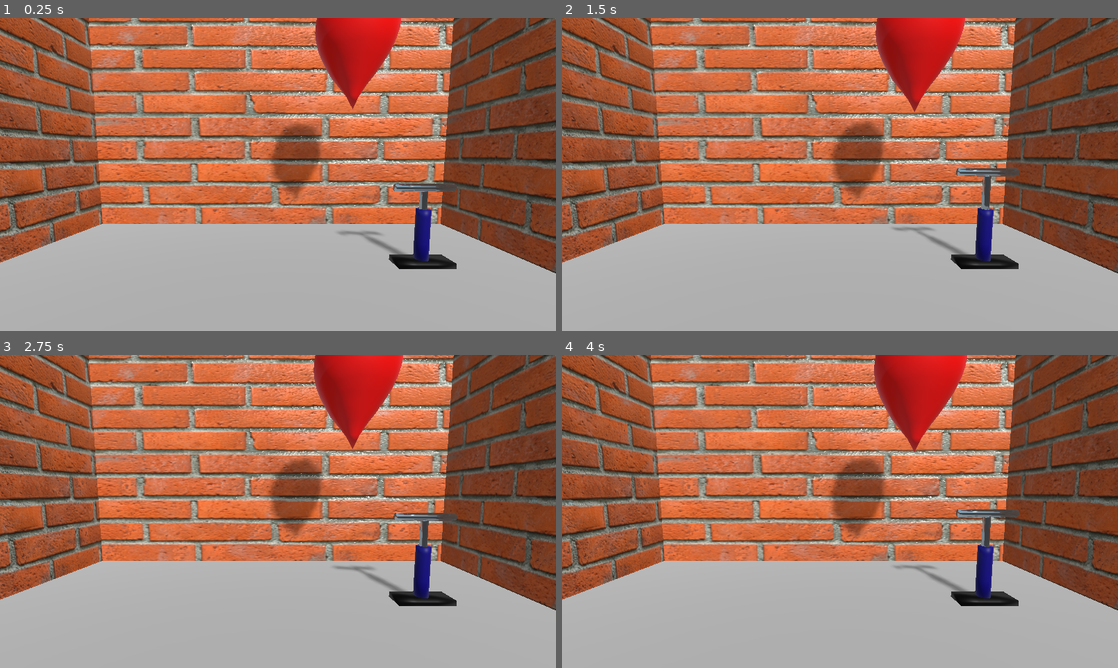
Above: before the commit, frames 1-4 (two rows, left to right).
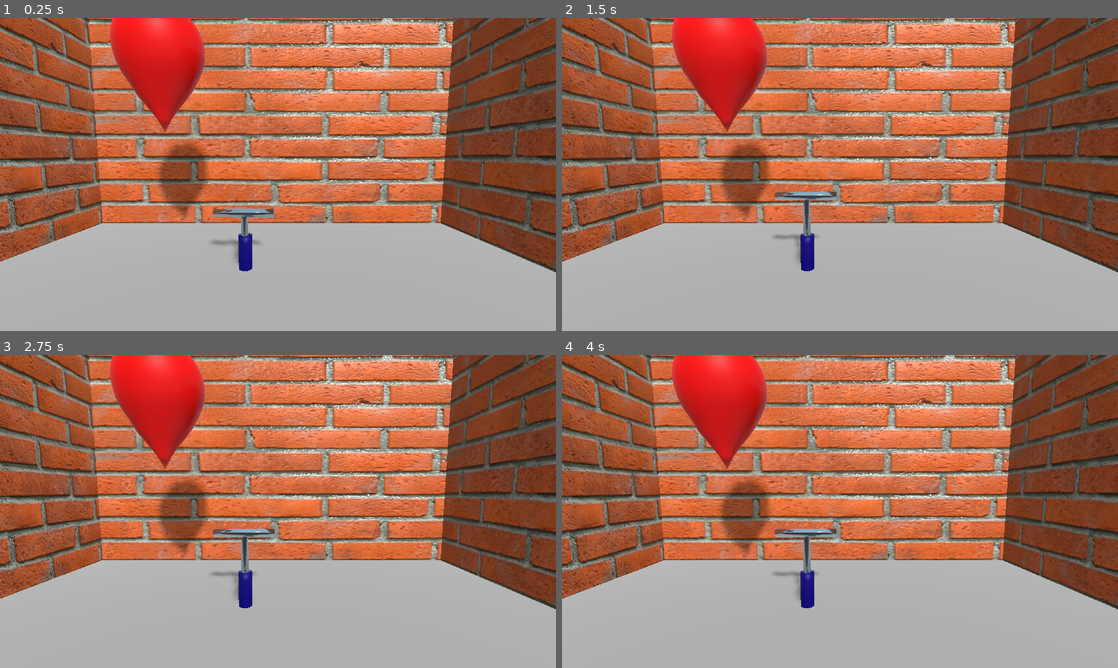
Above: after the commit, the same moments.

Repository: jacob-vkd/GameMaster
Game: Godot game, scene res://Scenes/Matchmaking/Game/Game_manager.tscn
Two runs of this game, one before a commit and one after it. Both use one fixed random seed, a clock stepped at 60 frames per second and the inputs below. This scene is started directly instead of the project's main scene.
Inputs:
- Up to frame 1 (0.25 s): no input
- Up to frame 2 (1.5 s): tap Enter at 0.5, 1.35 s; hold Up (ui_up) 0.53-1.28 s; hold Enter 0.53-1.28 s; hold Down (ui_down) from 1.28 s (still down)
- Up to frame 3 (2.75 s): release Down (ui_down) at 2.03 s; hold Up (ui_up) from 2.03 s (still down); hold Enter from 2.03 s (still down)
- Up to frame 4 (4 s): release Enter at 2.78 s; tap Enter at 2.85 s; release Up (ui_up) at 3.53 s; hold Down (ui_down) from 3.53 s (still down); hold Enter from 3.53 s (still down)

The runs differ from the first frame. In frame 1, 36% of the frame differs, in the area x 0-100%, y 0-82%; in frame 2, 36%; in frame 3, 36%; in frame 4, 36%.
Error before the commit: Invalid type in function 'rpc_id' in base 'Node (Networking_sync.gd)'. Cannot convert argument 1 from Nil to int. (res://Scenes/Matchmaking/Networking/Networki…
Error after the commit: Parse Error: Variable "Tween" shadows a native class. (res://assets/tools/Pump3.gd:9)

Commit message:
idk man fuck this

Diff:
--- a/Global.gd
+++ b/Global.gd
@@ -1,9 +1,9 @@
 extends Node
 
-#func instance_node_at_location(node: Object, parent: Object, location: vector2) -> Object:
-#	var node_instance = instance_node(node, parent)
-#	node_instance.global_position = location
-#	return node_instance
+func instance_node_at_location(node: Object, parent: Object, location: Vector3) -> Object:
+	var node_instance = instance_node(node, parent)
+	node_instance.translation = location
+	return node_instance
 
 func instance_node(node: Object, parent: Object) -> Object:
 	var node_instance = node.instance()
--- /dev/null
+++ b/Players.tscn
@@ -0,0 +1,3 @@
+[gd_scene format=2]
+
+[node name="Players" type="Node"]
--- a/Scenes/Matchmaking/Client/Network_connection.tscn
+++ b/Scenes/Matchmaking/Client/Network_connection.tscn
@@ -46,6 +46,7 @@
 
 [node name="Try_to_connect_to_server_timer" type="Timer" parent="."]
 wait_time = 2.0
+
 [connection signal="pressed" from="Start_button" to="." method="_on_Start_button_pressed"]
 [connection signal="pressed" from="Disconnect_button" to="." method="_on_Disconnect_button_pressed"]
 [connection signal="timeout" from="Try_to_connect_to_server_timer" to="." method="_on_Try_to_connect_to_server_timer_timeout"]
--- a/Scenes/Matchmaking/Game/Game_manager.gd
+++ b/Scenes/Matchmaking/Game/Game_manager.gd
@@ -1,24 +1,35 @@
 extends Spatial
 
 var _other_players = []
+var player = load("res://assets/tools/Pump3.tscn")
 
 func _ready():
 	_other_players = NetworkingSync._player_in_same_game_room_list.duplicate()
+	print(_other_players)
 	_other_players.erase([Player.get_player_id(), Player.get_player_name()])
+	print(_other_players)
 	init_game()
 
 	if Player.is_host():
 		init_game_state()
-
+	instance_player(Player.get_player_id())
+	for p in _other_players:
+		instance_player(p[0])
 	NetworkingSync.send_ready_signal()
 
 func init_game():
 	create_map()
 
 func create_map():
-	var map = load("res://balloonGame.tscn").instance()
-	add_child(map)
+	get_tree().change_scene("res://balloonGame.tscn")
+	#var map = load("res://balloonGame.tscn").instance()
+	#add_child(map)
 
 func init_game_state():
 	yield(NetworkingSync, "all_ready")
 	print("Yea!, all ready")
+
+func instance_player(id):
+	var player_instance = Global.instance_node_at_location(player, Players, Vector3(0.0,0.0,0.0))
+	player_instance.name = str(id)
+	player_instance.set_network_master(id)
--- a/Scenes/Matchmaking/Game_room/Game_room.gd
+++ b/Scenes/Matchmaking/Game_room/Game_room.gd
@@ -1,6 +1,7 @@
 extends Control
 
 func _ready():
+	#rpc_id(1, "")
 	for player_id in NetworkingSync._open_games[Player.get_game_id()][3]:
 		if player_id != Player.get_player_id():
 			rpc_id(player_id, "update_game_room_player_list")
--- a/Scenes/Matchmaking/Lobby/Games_entry.tscn
+++ b/Scenes/Matchmaking/Lobby/Games_entry.tscn
@@ -6,16 +6,10 @@
 margin_right = 661.0
 margin_bottom = 77.0
 script = ExtResource( 1 )
-__meta__ = {
-"_edit_use_anchors_": false
-}
 
 [node name="HBoxContainer" type="HBoxContainer" parent="."]
 anchor_right = 1.0
 anchor_bottom = 1.0
-__meta__ = {
-"_edit_use_anchors_": false
-}
 
 [node name="Game_name" type="Label" parent="HBoxContainer"]
 margin_right = 80.0
--- a/Scenes/Matchmaking/Lobby/Lobby.tscn
+++ b/Scenes/Matchmaking/Lobby/Lobby.tscn
@@ -52,7 +52,7 @@
 }
 
 [node name="VBoxContainer" type="VBoxContainer" parent="Lobby/Games_list/Open_games"]
-margin_right = 1253.0
+margin_right = 835.333
 size_flags_horizontal = 3
 
 [node name="Lobby_buttons" type="Control" parent="Lobby"]
@@ -80,9 +80,6 @@
 margin_right = 480.0
 margin_bottom = 80.0
 text = "Create Game"
-__meta__ = {
-"_edit_use_anchors_": false
-}
 
 [node name="Search_game_button" type="Button" parent="Lobby/Lobby_buttons"]
 margin_left = 20.0
@@ -211,6 +208,7 @@
 __meta__ = {
 "_edit_use_anchors_": false
 }
+
 [connection signal="tree_entered" from="." to="." method="_on_Lobby_controller_tree_entered"]
 [connection signal="pressed" from="Lobby/Lobby_buttons/Create_game_button" to="." method="_on_Create_game_button_pressed"]
 [connection signal="pressed" from="Lobby/Lobby_buttons/Refresh_button" to="." method="_on_Refresh_button_pressed"]
--- a/Scenes/Matchmaking/Networking/Networking_sync.tscn
+++ b/Scenes/Matchmaking/Networking/Networking_sync.tscn
@@ -6,4 +6,5 @@
 script = ExtResource( 1 )
 
 [node name="Server_is_reachable_timer" type="Timer" parent="."]
+
 [connection signal="timeout" from="Server_is_reachable_timer" to="." method="_on_Server_is_reachable_timeout"]
--- a/assets/tools/Pump3.gd
+++ b/assets/tools/Pump3.gd
@@ -2,16 +2,20 @@
 
 onready var animationtree = get_node("AnimationTree")
 onready var state_machine = animationtree.get("parameters/playback")
+puppet var current setget puppet_position_set
+
+#puppet var puppet_position = Vector3(0.0,0.0,0.0) setget puppet_position_set
+
+onready var Tween = $Tween
 
 func _physics_process(delta):
-	#if is_network_master():
-	get_input()
+	if is_network_master():
+		get_input()
 
 
 func get_input():
-	var current = state_machine.get_current_node()
+	current = state_machine.get_current_node()
 	var ballon = get_node("bicyclePump/redballon")
-
 	if ballon.visible:
 		if Input.is_action_just_pressed("ui_up"):
 			#if pump is on half and up was pressed
@@ -44,6 +48,10 @@
 
 
 
+func puppet_position_set(new_value):
+	current = new_value
+	print("New Value: " + current)
 
 func _on_Network_tick_rate_timeout():
-	pass # Replace with function body.
+	if is_network_master():
+		rset_unreliable("current", current)
--- a/assets/tools/Pump3.tscn
+++ b/assets/tools/Pump3.tscn
@@ -69,5 +69,12 @@
 transform = Transform( 0.999944, -0.0105939, 0, 0.0105939, 0.999944, 0, 0, 0, 1, 0, 1.231, 0 )
 shape = SubResource( 12 )
 
+[node name="Tween" type="Tween" parent="."]
+
+[node name="Network_tick_rate" type="Timer" parent="."]
+wait_time = 0.03
+
+[connection signal="timeout" from="Network_tick_rate" to="." method="_on_Network_tick_rate_timeout"]
+
 [editable path="bicyclePump"]
 [editable path="bicyclePump/redballon"]
--- a/balloonGame.tscn
+++ b/balloonGame.tscn
@@ -1,6 +1,5 @@
-[gd_scene load_steps=10 format=2]
+[gd_scene load_steps=8 format=2]
 
-[ext_resource path="res://assets/tools/Pump3.tscn" type="PackedScene" id=3]
 [ext_resource path="res://assets/materials/brickOrange/brick.tres" type="Material" id=4]
 [ext_resource path="res://assets/materials/concrete_hd/concrete.tres" type="Material" id=5]
 
@@ -15,8 +14,6 @@
 
 [sub_resource type="QuadMesh" id=6]
 
-[sub_resource type="AnimationNodeStateMachinePlayback" id=7]
-
 [node name="Root" type="Spatial"]
 transform = Transform( 1, 0, 0, 0, 1, 0, 0, 0, 1, 0.50469, 0.581075, -0.22935 )
 
@@ -25,12 +22,12 @@
 environment = SubResource( 1 )
 
 [node name="Plane" type="MeshInstance" parent="."]
-transform = Transform( 7.02294, 0, 0.0133161, 0, 0.536, 0, -0.0294178, 0, 3.17897, -0.0461748, -0.0265116, -0.271738 )
+transform = Transform( 7.02294, 0, 0.0133161, 0, 0.536, 0, -0.0294178, 0, 3.17897, -0.046, 0, -0.272 )
 mesh = SubResource( 2 )
 material/0 = ExtResource( 5 )
 
 [node name="backWall" type="MeshInstance" parent="Plane"]
-transform = Transform( 1.96492, 0, -0.00291485, 0, 16.197, 0, 0.0181831, 0, 0.314987, 0.008, 7.889, -0.991 )
+transform = Transform( 1.96492, 0, -0.00291485, 0, 16.197, 0, 0.0181831, 0, 0.314987, 0.008, 7.98436, -0.991 )
 mesh = SubResource( 4 )
 skeleton = NodePath("../..")
 material/0 = ExtResource( 4 )
@@ -65,12 +62,6 @@
 shadow_enabled = true
 shadow_color = Color( 0.415686, 0.407843, 0.407843, 1 )
 
-[node name="Pump4" parent="." instance=ExtResource( 3 )]
-transform = Transform( 1, 0, 0, 0, 1, 0, 0, 0, 1, 3.92746, 0, 0 )
-
-[node name="AnimationTree" parent="Pump4" index="1"]
-parameters/playback = SubResource( 7 )
-
 [node name="Timer" type="Timer" parent="."]
 wait_time = 4.085
 autostart = true
@@ -85,9 +76,3 @@
 __meta__ = {
 "_editor_description_": ""
 }
-
-[connection signal="timeout" from="Timer" to="Pump4" method="_on_Timer_timeout"]
-
-[editable path="Pump4"]
-[editable path="Pump4/bicyclePump"]
-[editable path="Pump4/bicyclePump/redballon"]
--- a/project.godot
+++ b/project.godot
@@ -17,6 +17,8 @@
 
 NetworkingSync="*res://Scenes/Matchmaking/Networking/Networking_sync.gd"
 Player="*res://Scenes/Matchmaking/Player/Player.gd"
+Players="*res://Players.tscn"
+Global="*res://Global.gd"
 
 [display]
 
